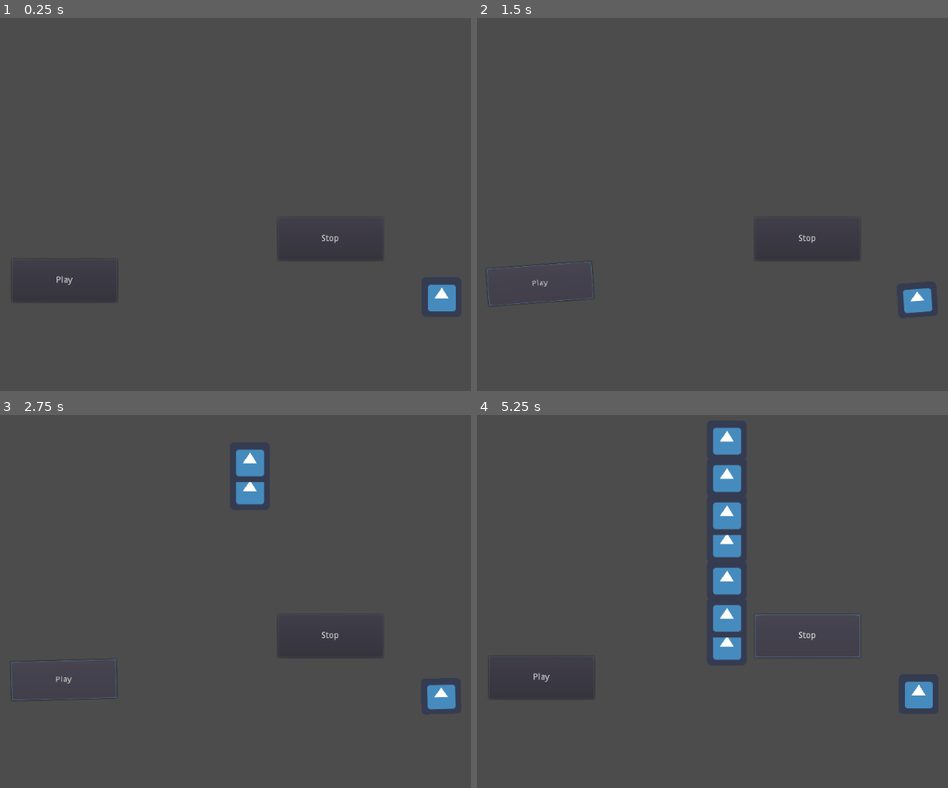
Above: before the commit, frames 1-4 (two rows, left to right).
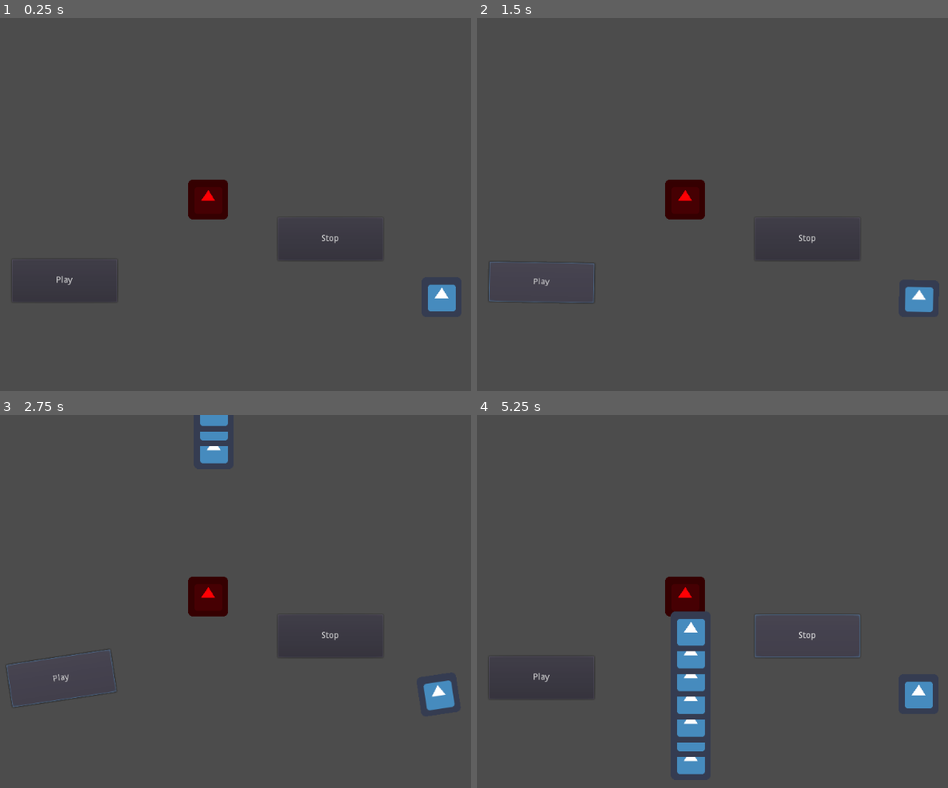
Above: after the commit, the same moments.

Repository: jabcross/cantoras-kawaii
Game: Godot game, scene res://Main.tscn
The game is run twice, just before and just after one commit, with the same random seed, the same clock (stepped at 60 frames per second) and the same inputs. The engine's default icon, where the game draws it, is replaced by a stand-in: a white triangle on a blue panel in a dark square.
Inputs:
- Up to frame 1 (0.25 s): no input
- Up to frame 2 (1.5 s): click "Stop" at 0.5 s; click "Play" at 1.25 s
- Up to frame 3 (2.75 s): click "Play" at 2 s
- Up to frame 4 (5.25 s): click "Stop" at 2.75 s; click "Play" at 3.5 s; click "Stop" at 4.25 s

The runs differ from the first frame. In frame 1, 0.9% of the frame differs, in the area x 39-49%, y 43-55%; in frame 2, 1.2%; in frame 3, 2.7%; in frame 4, 5.7%, in the area x 39-57%, y 3-97%.

Commit message:
spark mandrill

Diff:
--- a/Main.gd
+++ b/Main.gd
@@ -6,7 +6,6 @@
 # var b = "text"
 onready var play_button : Button = $PlayButton
 onready var stop_button : Button = $StopButton
-onready var audio_player : AudioStreamPlayer = $AudioStreamPlayer
 
 # Called when the node enters the scene tree for the first time.
 func _ready():
@@ -14,10 +13,10 @@
 	stop_button.connect("pressed", self, "on_stop_button")
 
 func on_play_button():
-	audio_player.play(2.5)
 	$Character/AnimationPlayer.play("dance")
+	$Character/AnimationPlayer.playback_speed = $BeatSpawner.bpm / 60.0 / 2.0
 	$BeatSpawner.play()
 
 func on_stop_button():
-	audio_player.stop()
+	$BeatSpawner.stop()
 	$Character/AnimationPlayer.play("stop")
--- a/Main.tscn
+++ b/Main.tscn
@@ -1,10 +1,8 @@
-[gd_scene load_steps=9 format=2]
+[gd_scene load_steps=7 format=2]
 
 [ext_resource path="res://Main.gd" type="Script" id=1]
-[ext_resource path="res://test.mp3" type="AudioStream" id=2]
 [ext_resource path="res://icon.png" type="Texture" id=3]
 [ext_resource path="res://PlayButtonDancer.gd" type="Script" id=4]
-[ext_resource path="res://songs/test/testMap.gd" type="Script" id=5]
 [ext_resource path="res://beatmap/BeatSpawner.tscn" type="PackedScene" id=6]
 
 [sub_resource type="Animation" id=1]
@@ -73,9 +71,10 @@
 "_edit_use_anchors_": false
 }
 
-[node name="AudioStreamPlayer" type="AudioStreamPlayer" parent="."]
-stream = ExtResource( 2 )
-volume_db = -32.793
+[node name="target" type="Sprite" parent="."]
+modulate = Color( 1, 0, 0.0166664, 1 )
+position = Vector2( 388.944, 292 )
+texture = ExtResource( 3 )
 
 [node name="PlayButton" type="Button" parent="."]
 margin_left = 73.6426
@@ -112,5 +111,11 @@
 anims/stop = SubResource( 2 )
 
 [node name="BeatSpawner" parent="." instance=ExtResource( 6 )]
-position = Vector2( 455.944, 38 )
-song = ExtResource( 5 )
+position = Vector2( 398, -138 )
+bpm = 162.5
+delay = 2.4
+
+[node name="AudioStreamPlayer" parent="BeatSpawner" index="0"]
+volume_db = -26.869
+
+[editable path="BeatSpawner"]
--- a/beatmap/Beat.gd
+++ b/beatmap/Beat.gd
@@ -14,6 +14,6 @@
 
 # Called every frame. 'delta' is the elapsed time since the previous frame.
 func _process(delta):
-	position.y += delta * 100.0
+	position.y += delta * 200.0
 	if position.y > 2000:
 		queue_free()
--- a/beatmap/BeatSpawner.gd
+++ b/beatmap/BeatSpawner.gd
@@ -1,25 +1,61 @@
+class_name BeatSpawner
 extends Node2D
 
-export var song: Script
+export onready var song = load("res://songs/test/mandrill.mp3")
+export var bpm : float = 100.0
+export var delay : float = 1.0
+var map = (
+"    x x x x x x " +
+"-               " +
+"- x x x x x x x " +
+"  x x       x xx" +
+"-           xxxx" +
+"-               " +
+"- x x x x x x x " +
+"  x x   x x x x " +
+"-               " +
+"-               " +
+"-               " +
+"-               " +
+"-               " +
+"-               " +
+"-               " +
+"-               " +
+"-               " +
+"-               " +
+"-               " +
+"-               " +
+"-               " +
+"-               " +
+"-               " +
+"-               " +
+"-               " +
+""
+)
 export(float, 0, 1.0) var offset = 0.0
 
-onready var instance = song.new()
 onready var index = 0
 var start_msec
 var ms_since_song_started
-var beat_length
+onready var beat_length = 1.0 / bpm * 60 * 1000.0 / 4.0
 var p
 var playing = false
 var last_beat = 0
 
 # Called when the node enters the scene tree for the first time.
 func _ready():
-	beat_length = 1.0 / instance.bpm * 60 * 1000.0 / 4.0
+	$AudioStreamPlayer.stream = song
 
 func play():
 	start_msec = OS.get_ticks_msec()
 	ms_since_song_started = 0.0
 	playing = true
+	yield(get_tree().create_timer(delay),"timeout")
+	$AudioStreamPlayer.play()
+
+func stop():
+	$AudioStreamPlayer.stop()
+	playing = false
 
 func _process(delta):
 	if playing:
@@ -30,9 +66,9 @@
 		last_beat = beat
 
 func on_beat():
-	if instance.map[index%instance.map.length()] != " ":
+	if map[index%map.length()] != " ":
 		spawn_beat()
-	index = index+1 % instance.map.length()
+	index = index+1 % map.length()
 
 func spawn_beat():
 	var beat = preload("res://beatmap/Beat.tscn").instance()
--- a/beatmap/BeatSpawner.tscn
+++ b/beatmap/BeatSpawner.tscn
@@ -4,3 +4,5 @@
 
 [node name="BeatSpawner" type="Node2D"]
 script = ExtResource( 1 )
+
+[node name="AudioStreamPlayer" type="AudioStreamPlayer" parent="."]
--- a/project.godot
+++ b/project.godot
@@ -14,6 +14,11 @@
 "language": "GDScript",
 "path": "res://beatmap/Beat.gd"
 }, {
+"base": "Node2D",
+"class": "BeatSpawner",
+"language": "GDScript",
+"path": "res://beatmap/BeatSpawner.gd"
+}, {
 "base": "Reference",
 "class": "Song",
 "language": "GDScript",
@@ -21,6 +26,7 @@
 } ]
 _global_script_class_icons={
 "Beat": "",
+"BeatSpawner": "",
 "Song": ""
 }
 
--- a/songs/test/testMap.gd
+++ /dev/null
@@ -1,4 +0,0 @@
-extends Song
-
-var bpm = 100.0
-var map = "   -   -   -   -   -   -   - ---"
Not shown, added: songs/test/mandrill.mp3.import
Not shown, added: songs/test/mandrill.mp3
